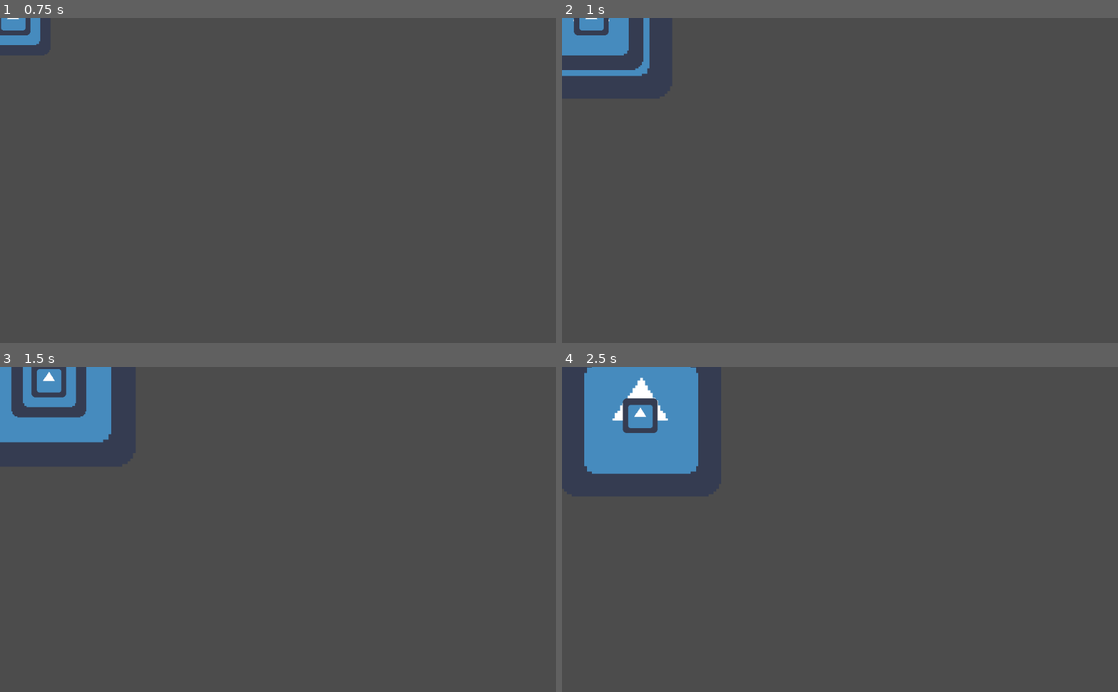
Above: before the commit, frames 1-4 (two rows, left to right).
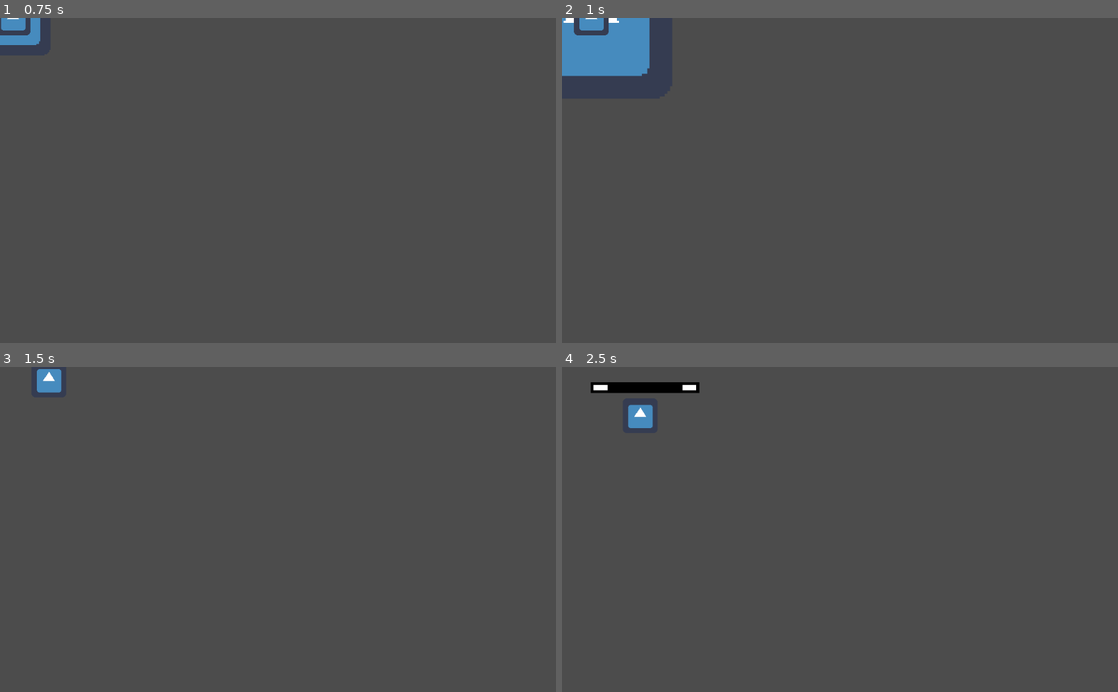
Above: after the commit, the same moments.

Repository: doomium-chloride/kiwijam2021-ADAPT
Game: Godot game, scene res://Actors/Player.tscn
Same seed, same stepped clock (60 frames per second), same inputs: the game is played once before the commit and once after it. The project has no main scene, so this scene is started directly. The engine's default icon, where the game draws it, is replaced by a stand-in: a white triangle on a blue panel in a dark square.
Inputs:
- Up to frame 1 (0.75 s): tap Enter at 0.5 s; hold Right (ui_right) from 0.53 s (still down); tap Space (ui_select) at 0.6 s
- Up to frame 2 (1 s): keep holding Right (ui_right); tap Space (ui_select) at 0.77 s
- Up to frame 3 (1.5 s): tap Space (ui_select) at 1.07, 1.35 s; release Right (ui_right) at 1.28 s; hold Down (ui_down) from 1.28 s (still down)
- Up to frame 4 (2.5 s): tap Space (ui_select) at 1.52, 1.82, 2.1 s; release Down (ui_down) at 2.03 s; hold Right (ui_right) from 2.03 s (still down)

Frame 1 is identical in both runs. In frame 2, 1.0% of the frame differs, in the area x 0-15%, y 0-17%; in frame 3, 3.2%; in frame 4, 6.1%, in the area x 4-25%, y 0-33%.

Commit message:
Add adapt bar

Diff:
--- a/Actors/Player.tscn
+++ b/Actors/Player.tscn
@@ -1,7 +1,8 @@
-[gd_scene load_steps=5 format=2]
+[gd_scene load_steps=6 format=2]
 
 [ext_resource path="res://Actors/icon.png" type="Texture" id=1]
 [ext_resource path="res://Scripts/Player.gd" type="Script" id=2]
+[ext_resource path="res://Actors/UI/AdaptBar.tscn" type="PackedScene" id=3]
 
 [sub_resource type="SpriteFrames" id=1]
 animations = [ {
@@ -17,6 +18,12 @@
 [node name="Player" type="KinematicBody2D"]
 script = ExtResource( 2 )
 
+[node name="AdaptBar" parent="." instance=ExtResource( 3 )]
+margin_left = -91.0
+margin_top = -62.0
+margin_right = -51.0
+margin_bottom = -22.0
+
 [node name="AnimatedSprite" type="AnimatedSprite" parent="."]
 frames = SubResource( 1 )
 animation = "temp"
--- /dev/null
+++ b/Actors/UI/AdaptBar.tscn
@@ -0,0 +1,25 @@
+[gd_scene load_steps=5 format=2]
+
+[ext_resource path="res://Assets/HealthBar/background.png" type="Texture" id=1]
+[ext_resource path="res://Assets/HealthBar/border.png" type="Texture" id=2]
+[ext_resource path="res://Assets/HealthBar/fill.png" type="Texture" id=3]
+[ext_resource path="res://Scripts/AdaptBar.gd" type="Script" id=4]
+
+[node name="AdaptBar" type="Control"]
+margin_right = 40.0
+margin_bottom = 40.0
+script = ExtResource( 4 )
+__meta__ = {
+"_edit_use_anchors_": false
+}
+
+[node name="TextureProgress" type="TextureProgress" parent="."]
+margin_right = 40.0
+margin_bottom = 40.0
+texture_under = ExtResource( 1 )
+texture_over = ExtResource( 2 )
+texture_progress = ExtResource( 3 )
+fill_mode = 6
+__meta__ = {
+"_edit_use_anchors_": false
+}
--- /dev/null
+++ b/Levels/BossLevel.tscn
@@ -0,0 +1,3 @@
+[gd_scene format=2]
+
+[node name="BossLevel" type="Node2D"]
--- /dev/null
+++ b/Scripts/AdaptBar.gd
@@ -0,0 +1,20 @@
+extends Control
+
+
+onready var bar = $TextureProgress
+export var max_adapt = 100
+
+# Declare member variables here. Examples:
+# var a = 2
+# var b = "text"
+
+func _ready():
+	bar.max_value = max_adapt
+
+
+func update_adapt(adapt):
+	bar.value = adapt
+
+func set_max_adapt(adapt):
+	max_adapt = adapt
+	bar.max_value = max_adapt
--- a/Scripts/Player.gd
+++ b/Scripts/Player.gd
@@ -6,16 +6,29 @@
 # Declare member variables here. Examples:
 # var a = 2
 # var b = "text"
+export var shadow_cooldown = 1
+export var shadow_cost = 20
+export var adapt_regen = 5
 export var speed = 2
+export var max_adapt = 100
+var adapt = max_adapt
+
+var shadow_cooling_down = false
+var shadow_cooldown_timer = 0
+
+onready var adapt_bar = $AdaptBar
 
 
 # Called when the node enters the scene tree for the first time.
 func _ready():
+	adapt_bar.set_max_adapt(max_adapt)
 	pass # Replace with function body.
 
 
 # Called every frame. 'delta' is the elapsed time since the previous frame.
 func _process(delta):
+	cool_down_shadow(delta)
+	regen_adapt(delta)
 	if Input.is_action_just_pressed("ui_select"):
 		summon_shadow()
 		pass
@@ -35,8 +48,38 @@
 	move_and_collide(move_vec.normalized() * speed)
 
 func summon_shadow():
+	if shadow_cooling_down:
+		return
+	if lose_adapt(shadow_cost):
+		return
 	var shadow = shadow_class.instance()
 	shadow.set_player(self)
 	shadow.position = position
 	shadow.z_index = z_index - 1
 	get_tree().get_root().add_child(shadow)
+	shadow_cooling_down = true
+
+func lose_adapt(value):
+	var newValue = adapt - value
+	if newValue < 0:
+		return true
+	else:
+		update_adapt(newValue)
+		return false
+
+func update_adapt(new):
+	new = min(max_adapt, new)
+	adapt = new
+	adapt_bar.update_adapt(new)
+
+func regen_adapt(delta):
+	update_adapt(adapt + adapt_regen * delta)
+
+func cool_down_shadow(delta):
+	if not shadow_cooling_down:
+		shadow_cooldown_timer = 0
+		return
+	if shadow_cooldown_timer >= shadow_cooldown:
+		shadow_cooling_down = false
+		return
+	shadow_cooldown_timer += delta
Binary file added: Assets/HealthBar/background.png
Not shown, added: Assets/HealthBar/background.png.import
Binary file added: Assets/HealthBar/border.png
Not shown, added: Assets/HealthBar/border.png.import
Binary file added: Assets/HealthBar/fill.png
Not shown, added: Assets/HealthBar/fill.png.import
